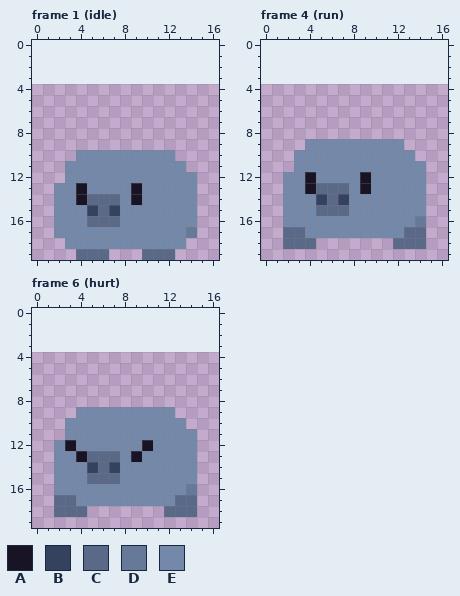
Edited in one commit: pixel-art file (sprites/creature.aseprite). This is how it looked before the edit.
17x16 pixels, 6 frames. Shown: frame 1 (idle), frame 4 (run), frame 6 (hurt). The old version is drawn lined up with the new one, on the new canvas. The commit also changed other frames, which this record leaves out.
Palette (. is transparent): A #181425  B #344260  C #5a6988  D #677998  E #7488aa
After:
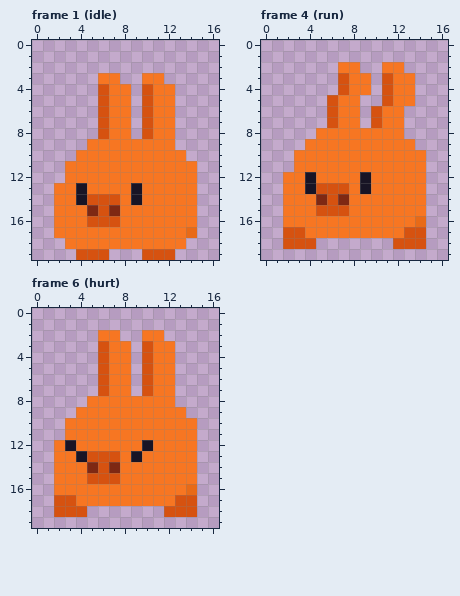
Diff:
canvas 17x16 -> 17x20, the old top-left corner now at 0,4
@@ palette @@
-B #344260
+B #7e2813
-C #5a6988
+C #d65210
-D #677998
+D #e86a17
-E #7488aa
+E #f77622
--- frame 1 (idle)
@@ x 0..16 @@
  2 .................
- 3 .................
- 4 .................
- 5 .................
- 6 .................
- 7 .................
- 8 .................
- 9 .................
-10 ....EEEEEEEEE....
-11 ...EEEEEEEEEEE...
+ 3 ......EE..EE.....
+ 4 ......CEE.CEE....
+ 5 ......CEE.CEE....
+ 6 ......CEE.CEE....
+ 7 ......CEE.CEE....
+ 8 ......CEE.CEE....
+ 9 .....EEEEEEEE....
+10 ....EEEEEEEEEE...
+11 ...EEEEEEEEEEEE..
 12 ...EEEEEEEEEEEE..
--- frame 4 (run)
@@ x 0..16 @@
  1 .................
- 2 .................
- 3 .................
- 4 .................
- 5 .................
- 6 .................
- 7 .................
- 8 .................
- 9 ....EEEEEEEEE....
-10 ...EEEEEEEEEEE...
+ 2 .......EE..EE....
+ 3 .......CEE.CEE...
+ 4 .......CEE.CEE...
+ 5 ......CEE..CEE...
+ 6 ......CEE.CEE....
+ 7 ......CEE.CEE....
+ 8 .....EEEEEEEE....
+ 9 ....EEEEEEEEEE...
+10 ...EEEEEEEEEEEE..
 11 ...EEEEEEEEEEEE..
--- frame 6 (hurt)
@@ x 0..16 @@
  1 .................
- 2 .................
- 3 .................
- 4 .................
- 5 .................
- 6 .................
- 7 .................
- 8 .................
- 9 ....EEEEEEEEE....
-10 ...EEEEEEEEEEE...
+ 2 ......EE..EE.....
+ 3 ......CEE.CEE....
+ 4 ......CEE.CEE....
+ 5 ......CEE.CEE....
+ 6 ......CEE.CEE....
+ 7 ......CEE.CEE....
+ 8 .....EEEEEEEE....
+ 9 ....EEEEEEEEEE...
+10 ...EEEEEEEEEEEE..
 11 ...EEEEEEEEEEEE..
Changed places in both pictures, as pixel boxes (x1, y1, x2, y2):
changed: (54, 73, 197, 260)
changed: (283, 62, 426, 249)
changed: (54, 330, 197, 517)
